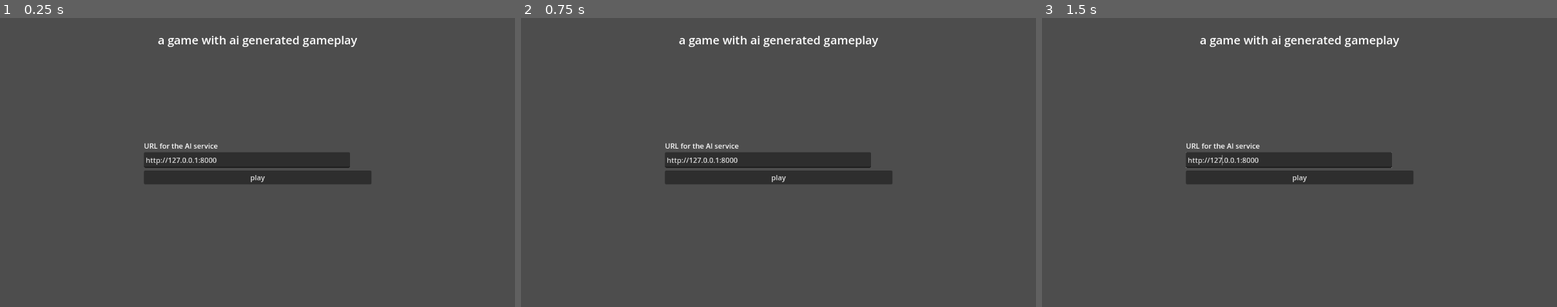
Above: before the commit, frames 1-3 (left to right).
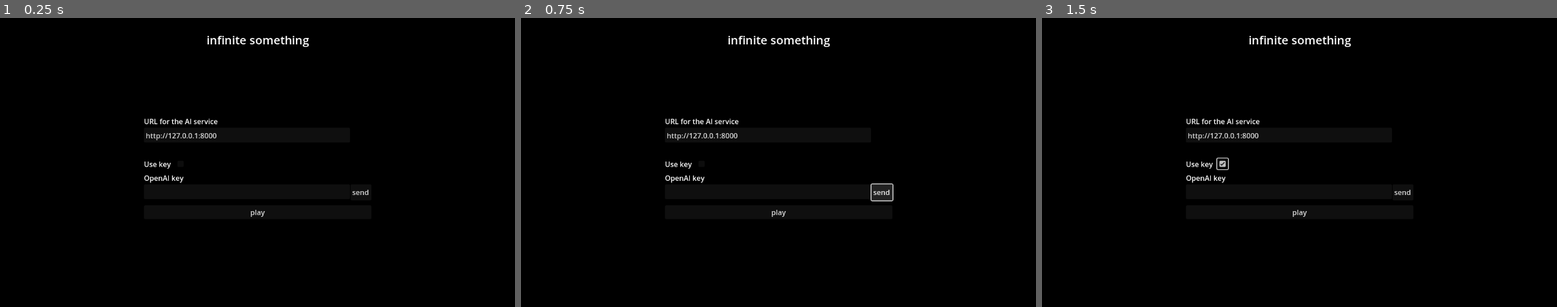
Above: after the commit, the same moments.

Repository: mkualquiera/infinite-something-gd
Game: Godot game, scene res://title.tscn
Two runs of this game, one before a commit and one after it. Both use one fixed random seed, a clock stepped at 60 frames per second and the inputs below. The engine's default icon, where the game draws it, is replaced by a stand-in: a white triangle on a blue panel in a dark square.
Inputs (mouse positions are in pixels of both pictures, inside the frame that each line leads up to):
- Up to frame 1 (0.25 s): no input
- Up to frame 2 (0.75 s): click (881, 191) at 0.5 s, where only the run after the commit has a clickable "send"
- Up to frame 3 (1.5 s): click (1222, 162) at 1.27 s

The runs differ from the first frame. In frame 1, 100% of the frame differs, in the area x 0-100%, y 0-100%; in frame 2, 100%; in frame 3, 100%.

Commit message:
Fixing timeouts and other stuff, mainlining Environment

Diff:
--- a/PlayerPrefs/DefaultPlayerPrefs.json
+++ b/PlayerPrefs/DefaultPlayerPrefs.json
@@ -1,3 +1,5 @@
 {
-	"inference_url": "http://127.0.0.1:8000"
+	"inference_url": "http://127.0.0.1:8000",
+	"oai_key": "",
+	"use_oai": false
 }
--- /dev/null
+++ b/Scenes/env_generator.tscn
@@ -0,0 +1,19 @@
+[gd_scene load_steps=4 format=3 uid="uid://dprxpgcracfhb"]
+
+[ext_resource type="Script" path="res://Scripts/EnvironmentGenerator.gd" id="1_p3621"]
+
+[sub_resource type="Sky" id="Sky_1vifg"]
+
+[sub_resource type="Environment" id="Environment_ek713"]
+background_mode = 1
+background_energy_multiplier = 1.51
+sky = SubResource("Sky_1vifg")
+sky_rotation = Vector3(0.671952, 5.25519, 4.93754)
+ambient_light_source = 2
+ambient_light_color = Color(1, 1, 1, 1)
+adjustment_enabled = true
+
+[node name="env_generator" type="WorldEnvironment"]
+environment = SubResource("Environment_ek713")
+script = ExtResource("1_p3621")
+load_on_ready = true
--- /dev/null
+++ b/Scenes/key_editor.tscn
@@ -0,0 +1,51 @@
+[gd_scene load_steps=2 format=3 uid="uid://c38wxsxf8fj2b"]
+
+[ext_resource type="Script" path="res://Scripts/KeyChanger.gd" id="1_qfgmw"]
+
+[node name="KeyEditor" type="Control"]
+layout_mode = 3
+anchors_preset = 0
+offset_right = 100.0
+offset_bottom = 35.0
+script = ExtResource("1_qfgmw")
+
+[node name="TextEdit" type="TextEdit" parent="."]
+layout_mode = 2
+offset_top = 58.0
+offset_right = 461.0
+offset_bottom = 93.0
+text = "ghtyhyt"
+scroll_fit_content_height = true
+
+[node name="Button" type="Button" parent="."]
+layout_mode = 2
+offset_left = 462.0
+offset_top = 58.0
+offset_right = 509.0
+offset_bottom = 94.0
+text = "send"
+
+[node name="Label" type="Label" parent="."]
+layout_mode = 0
+offset_top = 32.0
+offset_right = 89.0
+offset_bottom = 58.0
+text = "OpenAI key"
+
+[node name="Label2" type="Label" parent="."]
+layout_mode = 0
+offset_top = 1.0
+offset_right = 89.0
+offset_bottom = 27.0
+text = "Use key
+"
+
+[node name="CheckBox" type="CheckBox" parent="."]
+layout_mode = 0
+offset_left = 70.0
+offset_right = 94.0
+offset_bottom = 24.0
+
+[connection signal="text_changed" from="TextEdit" to="." method="update_button"]
+[connection signal="pressed" from="Button" to="." method="update_pref"]
+[connection signal="toggled" from="CheckBox" to="." method="update_button_"]
--- /dev/null
+++ b/Scenes/player_anim.tscn
@@ -0,0 +1,11 @@
+[gd_scene load_steps=2 format=3 uid="uid://d0vc7xp3hqsrd"]
+
+[ext_resource type="PackedScene" uid="uid://qjsdai5hr8r4" path="res://player.glb" id="1_k2iju"]
+
+[node name="player" instance=ExtResource("1_k2iju")]
+
+[node name="Skeleton3D" parent="Armature" index="0"]
+bones/1/position = Vector3(1.23352, 1.58662, 3.12469e-07)
+bones/1/rotation = Quaternion(3.3967e-07, 7.55986e-08, -0.986883, 0.161435)
+bones/6/position = Vector3(-1.26486, 1.56099, -3.01496e-07)
+bones/6/rotation = Quaternion(-3.65723e-07, -4.04482e-08, 0.990891, 0.134669)
--- a/Scenes/room.tscn
+++ b/Scenes/room.tscn
@@ -1,11 +1,12 @@
-[gd_scene load_steps=13 format=3 uid="uid://cpeev13kyomwl"]
+[gd_scene load_steps=14 format=3 uid="uid://cpeev13kyomwl"]
 
 [ext_resource type="Script" path="res://Scripts/RoomLoader.gd" id="1_vpq05"]
 [ext_resource type="Texture2D" uid="uid://bx01i2fg5yumw" path="res://icon.svg" id="1_yta44"]
+[ext_resource type="Script" path="res://Scripts/RoomController.gd" id="2_2mrwa"]
 [ext_resource type="PackedScene" uid="uid://c1356mhr7g72v" path="res://Scenes/texture_generator.tscn" id="2_hdnr2"]
-[ext_resource type="Script" path="res://Scripts/RoomController.gd" id="3_htjng"]
 [ext_resource type="Script" path="res://Scripts/MusicGenerator.gd" id="5_qda7y"]
 [ext_resource type="PackedScene" uid="uid://1o1c7km8amq3" path="res://Scenes/door.tscn" id="6_um17j"]
+[ext_resource type="PackedScene" uid="uid://dprxpgcracfhb" path="res://Scenes/env_generator.tscn" id="7_1rd17"]
 
 [sub_resource type="NavigationMesh" id="NavigationMesh_qtd14"]
 vertices = PackedVector3Array(0.25, 0.5, 4.5, 0.25, 0.5, 1.5, -0.75, 0.5, 1.25, -4.5, 0.5, 4.5, -0.75, 0.5, 0.25, 0.25, …(356 unchanged characters)…
@@ -34,15 +35,16 @@
 door_pz = NodePath("DoorPZ")
 door_nz = NodePath("DoorNZ")
 
-[node name="RoomController" type="NavigationRegion3D" parent="." node_paths=PackedStringArray("floor", "l_wall", "music_gen", "audio")]
+[node name="RoomController" type="NavigationRegion3D" parent="." node_paths=PackedStringArray("floor", "l_wall", "music_gen", "audio", "env_generator")]
 transform = Transform3D(1, 3.13716e-22, 7.10543e-15, -2.75726e-22, 1, 1.42109e-14, -7.10543e-15, 1.51583e-28, 1, 0, -0.276, 0)
 navigation_mesh = SubResource("NavigationMesh_qtd14")
-script = ExtResource("3_htjng")
+script = ExtResource("2_2mrwa")
 load_on_ready = true
 floor = NodePath("../Floor")
 l_wall = NodePath("../LeftWall")
 music_gen = NodePath("../AudioStreamPlayer/MusicGenerator")
 audio = NodePath("../AudioStreamPlayer")
+env_generator = NodePath("../env_generator")
 
 [node name="Floor" type="MeshInstance3D" parent="."]
 transform = Transform3D(-9, 1.35896e-06, 1.97083e-14, 2.17935e-20, -3.93402e-07, 2.986, 1.35896e-06, 9, 1.30522e-07, -0.005, 0.011, 0)
@@ -100,22 +102,25 @@
 script = ExtResource("5_qda7y")
 
 [node name="DoorPX" parent="." instance=ExtResource("6_um17j")]
-transform = Transform3D(1, -1.0776e-42, 0, 3.61112e-34, 1, 0, 0, 0, 1, 4, 0, -3.38813e-21)
+transform = Transform3D(1, 0, 0, 3.61112e-34, 1, 0, 0, 0, 1, 4, 0, -3.38813e-21)
 offset = Vector2i(1, 0)
 enabled = false
 
 [node name="DoorNX" parent="." instance=ExtResource("6_um17j")]
-transform = Transform3D(1, -1.0776e-42, 0, 3.61112e-34, 1, 0, 0, 0, 1, -4, 0, 0)
+transform = Transform3D(1, 0, 0, 3.61112e-34, 1, 0, 0, 0, 1, -4, 0, 0)
 offset = Vector2i(-1, 0)
 enabled = false
 
 [node name="DoorPZ" parent="." instance=ExtResource("6_um17j")]
-transform = Transform3D(1, -1.0776e-42, 0, 3.61112e-34, 1, 0, 0, 0, 1, -4.41295e-28, 0, 4)
+transform = Transform3D(1, 0, 0, 3.61112e-34, 1, 0, 0, 0, 1, -4.41295e-28, 0, 4)
 offset = Vector2i(0, 1)
 enabled = false
 
 [node name="DoorNZ" parent="." instance=ExtResource("6_um17j")]
-transform = Transform3D(1, -1.0776e-42, 0, 3.61112e-34, 1, 0, 0, 0, 1, -4.41295e-28, 0, -4)
+transform = Transform3D(1, 0, 0, 3.61112e-34, 1, 0, 0, 0, 1, -4.41295e-28, 0, -4)
 enabled = false
 
+[node name="env_generator" parent="." instance=ExtResource("7_1rd17")]
+load_on_ready = false
+
 [connection signal="input_event" from="Floor/StaticBody3D" to="." method="input_event_daisy"]
--- a/Scripts/EnvironmentGenerator.gd
+++ b/Scripts/EnvironmentGenerator.gd
@@ -37,6 +37,9 @@
 func _http_request_completed(result, response_code, headers, body):
 	var json = body.get_string_from_utf8()
 	json = JSON.parse_string(json)
+	if json == null:
+		do_load()
+		return
 	var img = json["lut"]
 	colors = json["colors"]
 
@@ -54,6 +57,5 @@
 		img_cut.blit_rect(image, Rect2i(i, 0, 17, 17), Vector2i.ZERO)
 		images.append(img_cut)
 	texture.create(Image.FORMAT_RGB8, 17, 17, 17, false, Array(images))
-	print(texture.get_data())
 
 	environment.adjustment_color_correction = texture
--- /dev/null
+++ b/Scripts/KeyChanger.gd
@@ -0,0 +1,57 @@
+extends Node
+
+
+@onready var text_box = $TextEdit
+@onready var checkbox = $CheckBox
+@onready var button = $Button
+
+
+# Called when the node enters the scene tree for the first time.
+func _ready():
+	text_box.text = PlayerPrefs.get_pref("oai_key")
+	checkbox.button_pressed = PlayerPrefs.get_pref("use_oai")
+	update_button()
+
+
+func update_button_(a):
+	update_button()
+
+
+func update_button():
+	# since URLs change
+	button.visible = true
+#			((text_box.text != PlayerPrefs.get_pref("oai_key"))
+#					or (checkbox.button_pressed != PlayerPrefs.get_pref("use_oai")))
+
+
+func update_pref():
+	var text: String = text_box.text
+	if text.ends_with("/"):
+		text = text.substr(0, len(text) - 1)
+	PlayerPrefs.set_pref("oai_key", text)
+	PlayerPrefs.set_pref("use_oai", checkbox.button_pressed)
+	text_box.text = text
+	update_button()
+
+	var http_request = HTTPRequest.new()
+	add_child(http_request)
+	#http_request.connect("request_completed", _http_request_completed)
+
+	#var request_data = {
+	#	"text": texture_description + " texture, vfx asset,"+
+	#	" texture of \"" + texture_description + "\" trending on artstation, 4K",
+	#	"sampler": "sample_dpmpp_2m"
+	#}
+	var request_data = {
+		"key": PlayerPrefs.get_pref("oai_key"),
+		"use_key": PlayerPrefs.get_pref("use_oai")
+	}
+
+	var json_request = JSON.stringify(request_data)
+
+	# Perform the HTTP request. The URL below returns a PNG image as of writing.
+	var inference_url = PlayerPrefs.get_pref("inference_url")
+	var error = http_request.request(inference_url + "/oai_key", [],
+		HTTPClient.METHOD_POST, json_request)
+	if error != OK:
+		push_error("An error occurred in the HTTP request.")
--- a/Scripts/MeshGenerator.gd
+++ b/Scripts/MeshGenerator.gd
@@ -39,6 +39,7 @@
 func _http_request_completed(result, response_code, headers, body):
 	var json = JSON.parse_string(body.get_string_from_utf8())
 	if json == null:
+		do_load()
 		return
 	var obj = json["obj"]
 
--- a/Scripts/ObjectController.gd
+++ b/Scripts/ObjectController.gd
@@ -63,7 +63,6 @@
 	loading_counter += 1
 
 func _on_prompt_generated(result, response_code, headers, body):
-
 	var json = body.get_string_from_utf8()
 	var data = JSON.parse_string(json)
 
@@ -76,10 +75,10 @@
 	texture_generator.do_load()
 
 func _on_interactions_generated(result, response_code, headers, body):
-
 	var json = body.get_string_from_utf8()
 	var data = JSON.parse_string(json)
-
+	if data == null:
+		print(json)
 	interactions = data["interactions"]
 	on_child_done_loading()
 	print_debug(interactions)
--- /dev/null
+++ b/Scripts/PauseScreen.gd
@@ -0,0 +1,14 @@
+extends ColorRect
+
+
+# Called every frame. 'delta' is the elapsed time since the previous frame.
+func _process(delta):
+	if get_parent().is_loading:
+		return
+	if Input.is_action_just_released("pause"):
+		get_tree().paused = not get_tree().paused
+	visible = get_tree().paused
+
+
+func resume():
+	get_tree().paused = false
--- a/Scripts/RoomController.gd
+++ b/Scripts/RoomController.gd
@@ -12,6 +12,7 @@
 var controllers: Array[ObjectController]
 var world: Dictionary
 @export var audio: AudioStreamPlayer
+@export var env_generator: EnvironmentGenerator
 
 var loading_counter: int = 0
 
@@ -81,14 +82,33 @@
 	if error != OK:
 		push_error("An error occurred in the HTTP request.")
 
-	loading_counter += 1
-	music_gen.connect("done_loading",on_child_done_loading)
-	music_gen.do_load()
-
+	env_generator.environment_description = room_theme
+	env_generator.do_load()
 
 func _on_room_texture_prompts_generated(result, response_code, headers, body):
 	var json = body.get_string_from_utf8()
 	var data = JSON.parse_string(json)
+
+	if data == null:
+		print("Retrying room texture generation")
+		# Create an HTTP request node and connect its completion signal.
+		var http_request = HTTPRequest.new()
+		add_child(http_request)
+		http_request.connect("request_completed", _on_room_texture_prompts_generated)
+
+		var request_data = {
+			"world_desc": room_theme
+		}
+
+		var json_request = JSON.stringify(request_data)
+
+		# Perform the HTTP request. The URL below returns a PNG image as of writing.
+		var inference_url = PlayerPrefs.get_pref("inference_url")
+		var error = http_request.request(inference_url + "/gen_room_textures", [],
+			HTTPClient.METHOD_POST, json_request)
+		if error != OK:
+			push_error("An error occurred in the HTTP request.")
+		return
 
 	var floor_gen: TextureGenerator = floor.get_child(0)
 	floor_gen.texture_description = data["floor_texture"]
@@ -112,6 +132,42 @@
 func _on_room_generated(result, response_code, headers, body):
 	var json = body.get_string_from_utf8()
 	var data = JSON.parse_string(json)
+	if data == null:
+		print("Retrying room generation")
+		# Create an HTTP request node and connect its completion signal.
+		var http_request = HTTPRequest.new()
+		add_child(http_request)
+		http_request.connect("request_completed", _on_room_generated)
+
+		#var request_data = {
+		#	"text": texture_description + " texture, vfx asset,"+
+		#	" texture of \"" + texture_description + "\" trending on artstation, 4K",
+		#	"sampler": "sample_dpmpp_2m"
+		#}
+		var request_data = {
+			"world_desc": room_theme,
+			"cond": {
+				"objects": [
+					{
+						"name": "player",
+						"metadata": {
+							"health": 100,
+							"inventory": []
+						}
+					}
+				]
+			}
+		}
+
+		var json_request = JSON.stringify(request_data)
+
+		# Perform the HTTP request. The URL below returns a PNG image as of writing.
+		var inference_url = PlayerPrefs.get_pref("inference_url")
+		var error = http_request.request(inference_url + "/gen_world", [],
+			HTTPClient.METHOD_POST, json_request)
+		if error != OK:
+			push_error("An error occurred in the HTTP request.")
+		return
 	world = data
 
 	for object in data["objects"]:
@@ -121,11 +177,35 @@
 		controller.update_rendering(data)
 		controller.connect("on_done_loading", on_child_done_loading)
 
+	# Create an HTTP request node and connect its completion signal.
+	var http_request = HTTPRequest.new()
+	add_child(http_request)
+
+	var request_data = {
+		"world": world
+	}
+
+	var json_request = JSON.stringify(request_data)
+
+	# Perform the HTTP request. The URL below returns a music prompt at the time of writing.
+	var inference_url = PlayerPrefs.get_pref("inference_url")
+	var error = http_request.request(inference_url + "/music_prompt", [],
+		HTTPClient.METHOD_POST, json_request)
+	if error != OK:
+		push_error("An error occurred in the HTTP request.")
+	body = (await http_request.request_completed)[3]
+	json = body.get_string_from_utf8()
+	var music_prompt = JSON.parse_string(json)["prompt"]
+	print_debug("Music prompt: ", music_prompt)
+	loading_counter += 1
+	music_gen.connect("done_loading",on_child_done_loading)
+	music_gen.music_description = music_prompt
+	music_gen.do_load()
+
 func do_interaction(object: ObjectController, interaction, arguments):
 	# Create an HTTP request node and connect its completion signal.
 	var http_request = HTTPRequest.new()
 	add_child(http_request)
-	http_request.connect("request_completed", _on_interaction_completed)
 
 	var new_interaction = interaction.duplicate()
 	new_interaction.arguments = arguments
@@ -149,18 +229,20 @@
 	if error != OK:
 		push_error("An error occurred in the HTTP request.")
 
-func _on_interaction_completed(result, response_code, headers, body):
-
+	var body = (await http_request.request_completed)[3]
 	var json = body.get_string_from_utf8()
 	var data: Dictionary = JSON.parse_string(json)
+	if data == null:
+		await do_interaction(object, interaction, arguments)
+		return
 
 	if data.has("delete_objects"):
 		if data["delete_objects"] is Array:
 			for to_delete in data["delete_objects"]:
 				var objects: Array = world["objects"]
 				var counter = 0
-				for object in objects:
-					if object["name"] == to_delete["name"]:
+				for obj in objects:
+					if obj["name"] == to_delete["name"]:
 						var controller: ObjectController = controllers[counter]
 						controller.destroy()
 						controllers.remove_at(counter)
@@ -178,23 +260,23 @@
 
 	if data.has("create_objects"):
 		if data["create_objects"] is Array:
-			for object in data["create_objects"]:
-				var controller = _create_object(object)
+			for obj in data["create_objects"]:
+				var controller = _create_object(obj)
 				controllers.append(controller)
 				update_queue.append(controller)
-				world["objects"].append(object)
+				world["objects"].append(obj)
 
 	if data.has("overwrite_metadata"):
 		if data["overwrite_metadata"] is Array:
 			for update_metadata in data["overwrite_metadata"]:
 				var objects: Array = world["objects"]
 				var counter = 0
-				for object in objects:
-					if object["name"] == update_metadata["name"]:
+				for obj in objects:
+					if obj["name"] == update_metadata["name"]:
 						for key in update_metadata["metadata"].keys():
-							object["metadata"][key] = update_metadata["metadata"][key]
+							obj["metadata"][key] = update_metadata["metadata"][key]
 						var controller: ObjectController = controllers[counter]
-						controller.metadata = object["metadata"]
+						controller.metadata = obj["metadata"]
 						update_queue.append(controller)
 
 					counter += 1
--- a/Scripts/RoomManager.gd
+++ b/Scripts/RoomManager.gd
@@ -7,6 +7,7 @@
 @export var player: CharacterBody3D
 @export var grid_size: int = 20
 var room_queue: Array[Vector2i]
+var theme_queue: Array[String]
 var is_loading: bool = true
 var loaded_first_level = false
 @export var loading_screen: Control
@@ -37,11 +38,22 @@
 
 # Called when the node enters the scene tree for the first time.
 func _ready():
-	var core_room = instantiate_room(Vector2i(0,0))
+	var core_room = instantiate_room("Hub", Vector2i(0,0))
 
 
 func enqueue_room(pos: Vector2i):
+	var http_request = HTTPRequest.new()
+	add_child(http_request)
+	var inference_url = PlayerPrefs.get_pref("inference_url")
+	var error = http_request.request(inference_url + "/gen_theme", [], HTTPClient.METHOD_GET)
+	if error != OK:
+		push_error("An error occurred in the HTTP request.")
+	var body = (await http_request.request_completed)[3]
+	var json = body.get_string_from_utf8()
+	var theme = JSON.parse_string(json)["theme"]
+	print_debug("Room ", pos, " Theme: ", theme)
 	room_queue.append(pos)
+	theme_queue.append(theme)
 
 func _loading_finished(pos: Vector2i):
 	if !loaded_first_level:
@@ -62,9 +74,9 @@
 func load_next():
 	var next_room = room_queue.pop_back()
 	if next_room:
-		instantiate_room(next_room)
+		instantiate_room(theme_queue.pop_back(), next_room)
 
-func instantiate_room(pos: Vector2i):
+func instantiate_room(theme: String, pos: Vector2i):
 	if rooms.has(pos):
 		return null
 
@@ -79,6 +91,7 @@
 	var controller: RoomController = instantiated.get_child(0)
 	controller.room_manager = self
 	controller.room_position = pos
+	controller.room_theme = theme
 	controller.connect("on_done_loading", _loading_finished)
 	add_child(instantiated)
 	return instantiated
--- a/Scripts/TextureGenerator.gd
+++ b/Scripts/TextureGenerator.gd
@@ -40,7 +40,11 @@
 # Called when the HTTP request is completed.
 func _http_request_completed(result, response_code, headers, body):
 	var json = body.get_string_from_utf8()
-	var img = JSON.parse_string(json)["image"]
+	json = JSON.parse_string(json)
+	if json == null:
+		do_load()
+		return
+	var img = json["image"]
 
 	var data = Marshalls.base64_to_raw(img)
 
--- a/env_test.tscn
+++ b/env_test.tscn
@@ -1,6 +1,6 @@
-[gd_scene load_steps=8 format=3 uid="uid://dkw5h7fbg7df2"]
+[gd_scene load_steps=6 format=3 uid="uid://dkw5h7fbg7df2"]
 
-[ext_resource type="Script" path="res://Scripts/EnvironmentGenerator.gd" id="1_5wcmq"]
+[ext_resource type="PackedScene" uid="uid://dprxpgcracfhb" path="res://Scenes/env_generator.tscn" id="1_fbbtt"]
 
 [sub_resource type="StandardMaterial3D" id="StandardMaterial3D_x1gf2"]
 albedo_color = Color(0.447059, 0.745098, 0.847059, 1)
@@ -14,15 +14,6 @@
 [sub_resource type="BoxMesh" id="BoxMesh_w6xdr"]
 material = SubResource("StandardMaterial3D_13dvi")
 
-[sub_resource type="Sky" id="Sky_1vifg"]
-
-[sub_resource type="Environment" id="Environment_ek713"]
-background_mode = 1
-background_color = Color(0.752941, 0.592157, 0.419608, 1)
-sky = SubResource("Sky_1vifg")
-sky_rotation = Vector3(0.671952, 5.25519, 4.93754)
-adjustment_enabled = true
-
 [node name="Node3D" type="Node3D"]
 
 [node name="MeshInstance3D" type="MeshInstance3D" parent="."]
@@ -35,7 +26,4 @@
 [node name="Camera3D" type="Camera3D" parent="."]
 transform = Transform3D(1, 0, 0, 0, 0.965926, 0.258819, 0, -0.258819, 0.965926, 0, 1, 1.46861)
 
-[node name="WorldEnvironment" type="WorldEnvironment" parent="."]
-environment = SubResource("Environment_ek713")
-script = ExtResource("1_5wcmq")
-load_on_ready = true
+[node name="env_generator" parent="." instance=ExtResource("1_fbbtt")]
--- a/project.godot
+++ b/project.godot
@@ -10,11 +10,21 @@
 
 [application]
 
-config/name="aigame"
+config/name="Infinite Something"
 run/main_scene="res://title.tscn"
 config/features=PackedStringArray("4.0", "Forward Plus")
-config/icon="res://icon.svg"
+boot_splash/bg_color=Color(0.141176, 0.141176, 0.141176, 1)
+boot_splash/show_image=false
+config/icon="res://icon.png"
 
 [autoload]
 
 PlayerPrefs="*res://Scripts/PlayerPrefs.gd"
+
+[input]
+
+pause={
+"deadzone": 0.5,
+"events": [Object(InputEventKey,"resource_local_to_scene":false,"resource_name":"","device":-1,"window_id":0,"alt_pressed":false,"shift_pressed":false,"ctrl_pressed":false,"meta_pressed":false,"pressed":false,"keycode":4194305,"physical_keycode":0,"key_label":0,"unicode":0,"echo":false,"script":null)
+]
+}
--- a/test.tscn
+++ b/test.tscn
@@ -1,9 +1,11 @@
-[gd_scene load_steps=12 format=3 uid="uid://dbufk2qqvrxh5"]
+[gd_scene load_steps=14 format=3 uid="uid://dbufk2qqvrxh5"]
 
 [ext_resource type="Script" path="res://Scripts/RoomManager.gd" id="1_ji7bp"]
 [ext_resource type="Script" path="res://Scripts/CameraFollow.gd" id="2_sgtnk"]
 [ext_resource type="Script" path="res://Scripts/ObjectSelector.gd" id="4_472rn"]
+[ext_resource type="PackedScene" uid="uid://d0vc7xp3hqsrd" path="res://Scenes/player_anim.tscn" id="5_iwt3v"]
 [ext_resource type="Script" path="res://Scripts/ArgumentPrompt.gd" id="5_wcmpm"]
+[ext_resource type="Script" path="res://Scripts/PauseScreen.gd" id="6_og8t0"]
 [ext_resource type="Script" path="res://Scripts/PlayerMover.gd" id="8_edel6"]
 
 [sub_resource type="BoxShape3D" id="BoxShape3D_cytyf"]
@@ -62,6 +64,7 @@
 shape = SubResource("BoxShape3D_cytyf")
 
 [node name="Player" type="MeshInstance3D" parent="Player"]
+visible = false
 mesh = SubResource("BoxMesh_gljbj")
 skeleton = NodePath("../..")
 surface_material_override/0 = SubResource("StandardMaterial3D_gat1o")
@@ -70,6 +73,9 @@
 
 [node name="CollisionShape3D" type="CollisionShape3D" parent="Player/Area3D"]
 shape = SubResource("BoxShape3D_y6i7o")
+
+[node name="vis" parent="Player" instance=ExtResource("5_iwt3v")]
+transform = Transform3D(0.132, 0, 0, 0, 0.132, 0, 0, 0, 0.132, 0, -0.5, 0)
 
 [node name="Panel" type="Panel" parent="."]
 anchors_preset = -1
@@ -110,8 +116,40 @@
 grow_horizontal = 2
 text = "Submit"
 
+[node name="PauseScreen" type="ColorRect" parent="."]
+process_mode = 3
+visible = false
+offset_right = 1152.0
+offset_bottom = 648.0
+color = Color(0, 0, 0, 1)
+script = ExtResource("6_og8t0")
+
+[node name="VBoxContainer" type="VBoxContainer" parent="PauseScreen"]
+layout_mode = 1
+anchors_preset = 8
+anchor_left = 0.5
+anchor_top = 0.5
+anchor_right = 0.5
+anchor_bottom = 0.5
+offset_left = -53.0
+offset_top = -20.0
+offset_right = 53.0
+offset_bottom = 20.0
+grow_horizontal = 2
+grow_vertical = 2
+
+[node name="Label" type="Label" parent="PauseScreen/VBoxContainer"]
+layout_mode = 2
+text = "Game paused"
+horizontal_alignment = 1
+vertical_alignment = 1
+
+[node name="Button" type="Button" parent="PauseScreen/VBoxContainer"]
+layout_mode = 2
+text = "Resume"
+
 [node name="Panel2" type="Panel" parent="."]
-anchors_preset = -1
+anchors_preset = 15
 anchor_right = 1.0
 anchor_bottom = 1.0
 offset_bottom = 1.0
@@ -132,3 +170,4 @@
 
 [connection signal="on_questions_answered" from="Panel" to="Camera3D/ObjectSelector" method="on_questions_answered"]
 [connection signal="button_up" from="Panel/Button" to="Panel" method="update_questions"]
+[connection signal="pressed" from="PauseScreen/VBoxContainer/Button" to="PauseScreen" method="resume"]
--- a/title.tscn
+++ b/title.tscn
@@ -1,7 +1,8 @@
-[gd_scene load_steps=3 format=3 uid="uid://bm2jbd7l56co0"]
+[gd_scene load_steps=4 format=3 uid="uid://bm2jbd7l56co0"]
 
 [ext_resource type="PackedScene" uid="uid://biwp7w1s3xueg" path="res://Scenes/url_editor.tscn" id="1_eeewt"]
 [ext_resource type="Script" path="res://Scripts/Menu.gd" id="2_1vpug"]
+[ext_resource type="PackedScene" uid="uid://c38wxsxf8fj2b" path="res://Scenes/key_editor.tscn" id="3_48mbt"]
 
 [node name="title" type="Control"]
 layout_mode = 3
@@ -10,6 +11,15 @@
 anchor_bottom = 1.0
 grow_horizontal = 2
 grow_vertical = 2
+
+[node name="ColorRect" type="ColorRect" parent="."]
+layout_mode = 1
+anchors_preset = 15
+anchor_right = 1.0
+anchor_bottom = 1.0
+grow_horizontal = 2
+grow_vertical = 2
+color = Color(0, 0, 0, 1)
 
 [node name="Label" type="Label" parent="."]
 layout_mode = 1
@@ -21,9 +31,19 @@
 offset_bottom = 99.0
 grow_horizontal = 2
 theme_override_font_sizes/font_size = 26
-text = "a game with ai generated gameplay"
+text = "infinite something
+"
 horizontal_alignment = 1
 vertical_alignment = 1
+
+[node name="Play" type="Button" parent="."]
+layout_mode = 2
+offset_left = 322.0
+offset_top = 420.0
+offset_right = 831.0
+offset_bottom = 451.0
+text = "play"
+script = ExtResource("2_1vpug")
 
 [node name="UI" type="VBoxContainer" parent="."]
 layout_mode = 1
@@ -32,10 +52,10 @@
 anchor_top = 0.5
 anchor_right = 0.5
 anchor_bottom = 0.5
-offset_left = -254.5
-offset_top = -49.0
-offset_right = 254.5
-offset_bottom = 49.0
+offset_left = -254.0
+offset_top = -104.0
+offset_right = 255.0
+offset_bottom = -9.0
 grow_horizontal = 2
 grow_vertical = 2
 
@@ -43,9 +63,7 @@
 layout_mode = 2
 size_flags_vertical = 3
 
-[node name="Play" type="Button" parent="UI"]
+[node name="KeyEditor" parent="UI" instance=ExtResource("3_48mbt")]
 layout_mode = 2
-text = "play"
-script = ExtResource("2_1vpug")
 
-[connection signal="pressed" from="UI/Play" to="UI/Play" method="open_game"]
+[connection signal="pressed" from="Play" to="Play" method="open_game"]
Binary file added: icon.png
Not shown, added: icon.png.import
Binary file added: player.glb
Not shown, added: player.glb.import
